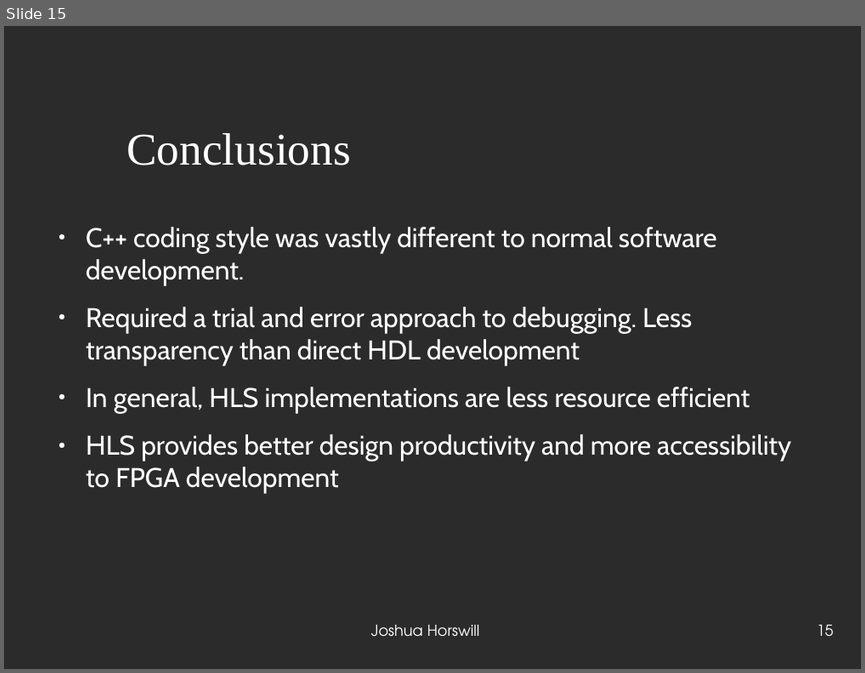
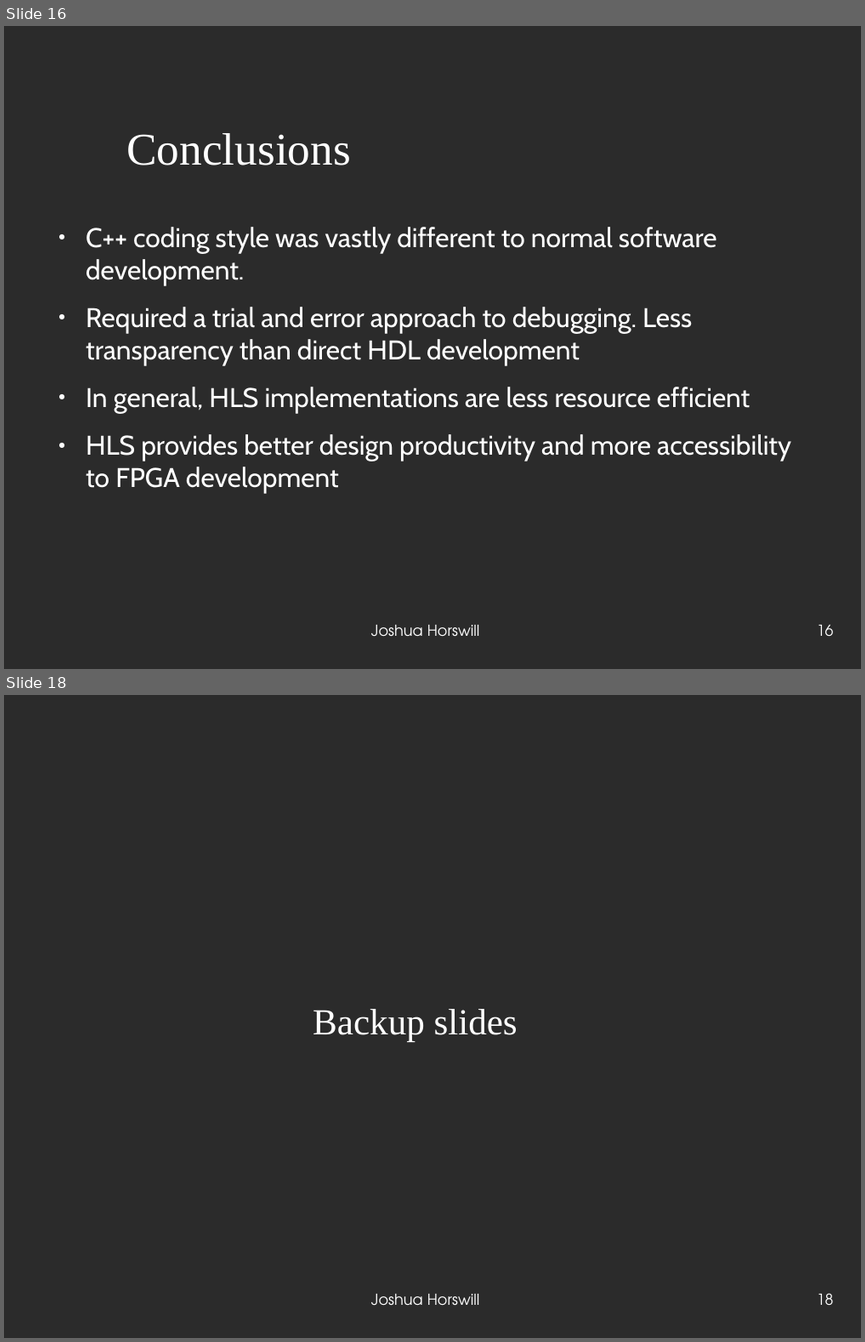
Before and after one commit to JoshCodesPhysics/dune_project, a slide deck: dune_notes/dune_pres/dune_project_pres.odp. Shown one above the other, each under a label of ours: slide 15 before the commit, slides 16 and 18 after it; the slides between them are not shown. The pictures are 865x673 and 865x1342 pixels, drawn with LibreOffice and Linux fonts; fonts in the diff are those of the drawing; background and template pictures are left out; a plain dark background stands for a picture behind light text. Boxes give left, top, right and bottom in pixels: in the first picture for what was removed or moved away, otherwise in the second. Text is boxed around its words. In the diff, an @@ line names an element or a change of style, - is before the commit and + after.

```diff
--- a/dune_notes/dune_pres/dune_project_pres.odp
+++ b/dune_notes/dune_pres/dune_project_pres.odp
@@ slide 18 added at (4, 695, 861, 1338), background picture (left out) @@
@@ title added at (313, 1009, 517, 1042), 34 pt, text #FFFFFF @@
+Backup slides
@@ text added at (371, 1293, 480, 1305), 14 pt, text #FFFFFF @@
+Joshua Horswill
@@ page number added at (817, 1293, 834, 1304), 14 pt, text #FFFFFF @@
+18
@@ what was slide 15 is now slide 16 @@
@@ page number at (817, 624, 834, 635): text changed @@
-15
+16
```
Also in this commit, not shown: 3 slides changed, 4 other slides added, 3 other files.
